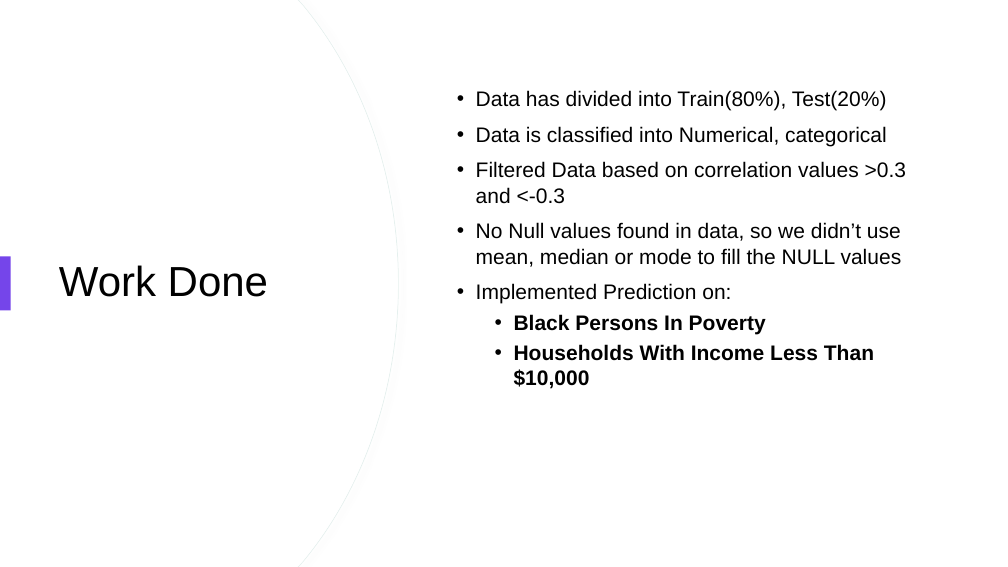
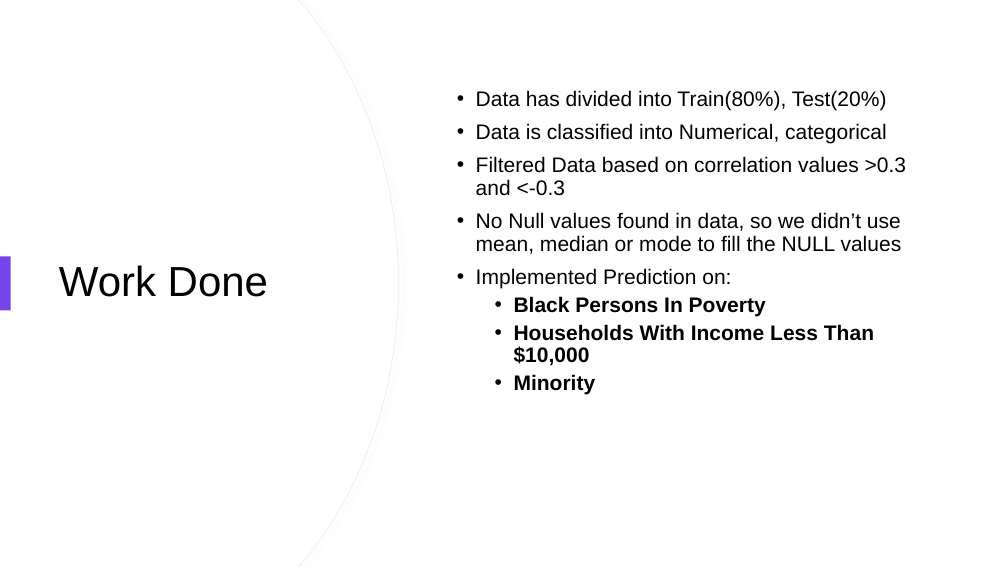
Before and after one commit to Murarishetti-Shiva-Kumar/CorrelationKC, a slide deck: slide 3 of Correlation KC.pptx. Drawn at 1008x567 pixels with LibreOffice and Linux fonts; fonts in the diff are those of the drawing. Boxes give left, top, right and bottom in pixels: in the first picture for what was removed or moved away, otherwise in the second. Text is boxed around its words. In the diff, an @@ line names an element or a change of style, - is before the commit and + after.

```diff
--- a/Correlation KC.pptx
+++ b/Correlation KC.pptx
@@ text at [476, 90, 906, 366]: line spacing 1 to 0.9 @@
@@ text at [514, 374, 596, 395]: paragraph added @@
+  • Minority
```
Also in this commit, not shown: 2 slides added, 6 other files.
